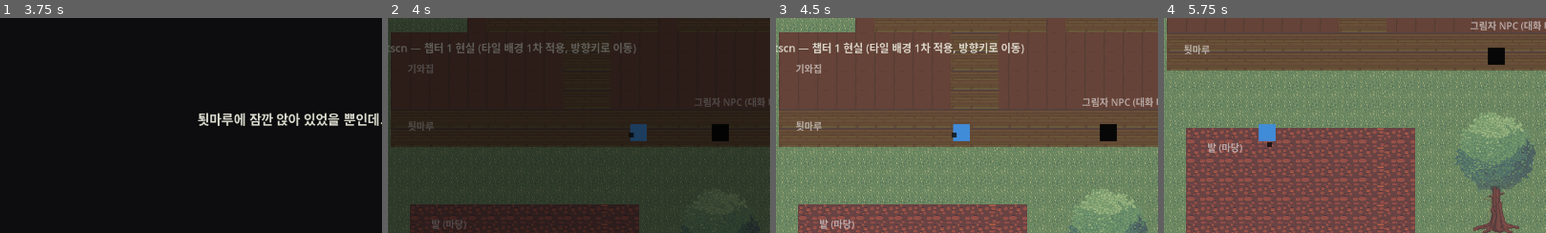
Above: before the commit, frames 1-4 (left to right).
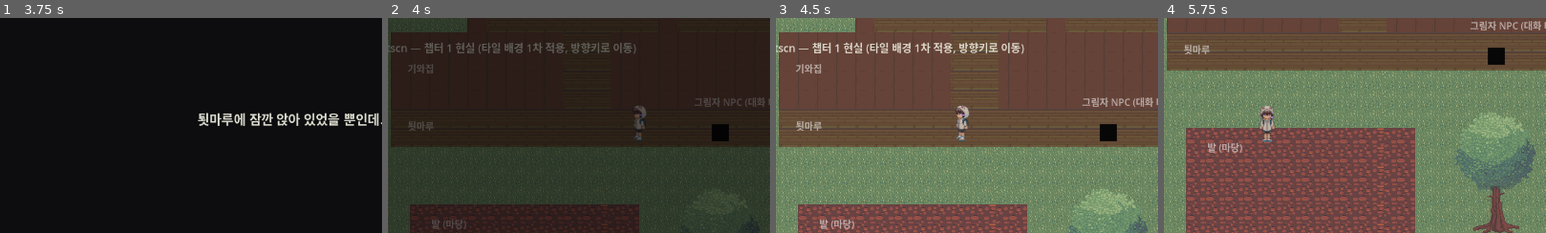
Above: after the commit, the same moments.

Repository: YGseok/ProjectS
Game: Godot game, scene res://scenes/chapter1_intro.tscn
Two runs of this game, one before a commit and one after it. Both use one fixed random seed, a clock stepped at 60 frames per second and the inputs below.
Inputs (mouse positions are % of the whole screen's width and height, from its top left):
- Up to frame 1 (3.75 s): tap Enter (ui_accept) at 0.5, 0.77, 1.52, 2.75, 3.02 s; move the mouse to (72, 45) at 0.52 s; hold Right (ui_right) 0.53-1.28 s; tap 1 at 0.6 s; click (72, 45) at 0.67 s; move the mouse to (30, 55) at 1.27 s; hold Down (ui_down) 1.28-2.03 s; tap 2 at 1.35 s; move the mouse to (60, 28) at 2.02 s; hold Right (ui_right) 2.03-2.78 s; tap 3 at 2.1 s; move the mouse to (45, 70) at 2.77 s; hold Up (ui_up) 2.78-3.53 s; tap 5 at 2.85 s; click (45, 70) at 2.92 s; move the mouse to (80, 65) at 3.52 s; hold Left (ui_left) from 3.53 s (still down); tap 6 at 3.6 s
- Up to frame 2 (4 s): keep holding Left (ui_left); tap Enter (ui_accept) at 3.77 s
- Up to frame 3 (4.5 s): keep holding Left (ui_left); move the mouse to (20, 35) at 4.27 s; tap 1 at 4.35 s
- Up to frame 4 (5.75 s): tap Enter (ui_accept) at 4.52 s; move the mouse to (55, 50) at 5.02 s; release Left (ui_left) at 5.03 s; hold Down (ui_down) from 5.03 s (still down); tap 2 at 5.1 s; click (55, 50) at 5.17 s
The pictures show only the part of the screen within x 12-62%, y 23-73%; the shares and areas given below are measured in that part.

Frame 1 is identical in both runs. In frame 2, 0.5% of the frame differs, in the area x 63-68%, y 40-58%; in frame 3, 0.6%; in frame 4, 0.7%, in the area x 24-30%, y 40-60%.

Commit message:
v0.30: 플레이어 캐릭터를 실제 스프라이트로 교체 (placeholder 아트)
사람 확인(2026-09-15: "기능부터 만들고 내용은 나중에 붙인다")에 따라
2026-09-09에 보류됐던 캐릭터 스프라이트 적용을 다시 진행. bonus_pack/
Cute_Yui.png(3열x4행 걷기 시트)에서 방향별 가운데 프레임만 잘라
assets/sprites/characters/player_placeholder/에 저장 — 오른쪽은
왼쪽 프레임을 flip_h로 반전해서 재사용(시트 자체 반전쌍 여부가
불확실해서 직접 반전으로 좌우 대칭 보장).

player.gd가 pipeline_test_character.gd에서 이미 검증한 방식대로
facing에 따라 Sprite2D.texture/flip_h를 갱신하도록 확장. 디버그용
FacingIndicator 점은 실제 스프라이트가 방향을 보여주므로 제거.
Player가 있는 4개 씬(chapter1_real/chapter1_dream/chapter2_dream/
chapter3_dream) 전부 Sprite 노드를 ColorRect->Sprite2D로 교체.

tests/run_all.sh(30개) + qa/run_all.sh(11개) 전부 통과, 창을 띄운
일회성 검증으로 4방향 전환/좌우 반전을 육안 확인 후 검증 스크립트
삭제. 캐릭터 디자인은 최종 확정본(흰 원피스, 10살 전후 한국인 여아)과
다름 — README에 명시, 나중에 이미지 파일만 교체하면 됨.

Co-Authored-By: Claude Sonnet 5 <noreply@anthropic.com>

Diff:
--- a/scenes/chapter1_dream.tscn
+++ b/scenes/chapter1_dream.tscn
@@ -346,20 +346,7 @@
 script = ExtResource("1_player")
 play_area = Rect2(0, -320, 1280, 1040)
 
-[node name="Sprite" type="ColorRect" parent="YSortObjects/Player"]
-offset_left = -14.0
-offset_top = -14.0
-offset_right = 14.0
-offset_bottom = 14.0
-color = Color(0.25, 0.55, 0.85, 1)
-
-[node name="FacingIndicator" type="ColorRect" parent="YSortObjects/Player"]
-offset_left = -4.0
-offset_top = -4.0
-offset_right = 4.0
-offset_bottom = 4.0
-position = Vector2(0, 16)
-color = Color(0.05, 0.05, 0.05, 0.8)
+[node name="Sprite" type="Sprite2D" parent="YSortObjects/Player"]
 
 [node name="Camera2D" type="Camera2D" parent="YSortObjects/Player"]
 limit_left = 0
--- a/scenes/chapter1_real.tscn
+++ b/scenes/chapter1_real.tscn
@@ -211,20 +211,7 @@
 script = ExtResource("1_player")
 play_area = Rect2(0, -320, 1280, 1040)
 
-[node name="Sprite" type="ColorRect" parent="YSortObjects/Player"]
-offset_left = -14.0
-offset_top = -14.0
-offset_right = 14.0
-offset_bottom = 14.0
-color = Color(0.25, 0.55, 0.85, 1)
-
-[node name="FacingIndicator" type="ColorRect" parent="YSortObjects/Player"]
-offset_left = -4.0
-offset_top = -4.0
-offset_right = 4.0
-offset_bottom = 4.0
-position = Vector2(0, 16)
-color = Color(0.05, 0.05, 0.05, 0.8)
+[node name="Sprite" type="Sprite2D" parent="YSortObjects/Player"]
 
 [node name="Camera2D" type="Camera2D" parent="YSortObjects/Player"]
 limit_left = 0
--- a/scenes/chapter2_dream.tscn
+++ b/scenes/chapter2_dream.tscn
@@ -174,20 +174,7 @@
 script = ExtResource("1_player")
 play_area = Rect2(0, -320, 1280, 1040)
 
-[node name="Sprite" type="ColorRect" parent="YSortObjects/Player"]
-offset_left = -14.0
-offset_top = -14.0
-offset_right = 14.0
-offset_bottom = 14.0
-color = Color(0.25, 0.55, 0.85, 1)
-
-[node name="FacingIndicator" type="ColorRect" parent="YSortObjects/Player"]
-offset_left = -4.0
-offset_top = -4.0
-offset_right = 4.0
-offset_bottom = 4.0
-position = Vector2(0, 16)
-color = Color(0.05, 0.05, 0.05, 0.8)
+[node name="Sprite" type="Sprite2D" parent="YSortObjects/Player"]
 
 [node name="Camera2D" type="Camera2D" parent="YSortObjects/Player"]
 limit_left = 0
--- a/scenes/chapter3_dream.tscn
+++ b/scenes/chapter3_dream.tscn
@@ -133,20 +133,7 @@
 position = Vector2(128, 608)
 script = ExtResource("1_player")
 
-[node name="Sprite" type="ColorRect" parent="Player"]
-offset_left = -14.0
-offset_top = -14.0
-offset_right = 14.0
-offset_bottom = 14.0
-color = Color(0.25, 0.55, 0.85, 1)
-
-[node name="FacingIndicator" type="ColorRect" parent="Player"]
-offset_left = -4.0
-offset_top = -4.0
-offset_right = 4.0
-offset_bottom = 4.0
-position = Vector2(0, 16)
-color = Color(0.05, 0.05, 0.05, 0.8)
+[node name="Sprite" type="Sprite2D" parent="Player"]
 
 [node name="Camera2D" type="Camera2D" parent="Player"]
 limit_left = 0
--- a/scripts/player.gd
+++ b/scripts/player.gd
@@ -1,6 +1,13 @@
 extends Node2D
 ## 챕터 1 현실 파트 플레이어 — 그리드 단위 4방향 이동 (키보드 방향키 전용).
 ## DESIGN.md §6: 부드러운 자유이동이 아니라 타일 단위 이동이어야 한다.
+##
+## 스프라이트는 `assets/sprites/characters/player_placeholder/`의 placeholder
+## 이미지를 쓴다(2026-09-15 사람 확인: "기능부터 만들고 내용은 나중에
+## 붙인다" — `pipeline_test.tscn`에서 검증해둔 방향별 텍스처 교체 방식을
+## 실제 Player에 적용, 최종 캐릭터 디자인이 아직 확정 전이라 그 폴더의
+## README 대로 나중에 파일만 교체하면 됨). 왼쪽/오른쪽은 같은 이미지를
+## `flip_h`로 반전해서 재사용한다.
 
 const TILE_SIZE := 32.0
 const TILE_MOVE_SECONDS := 0.12
@@ -14,9 +21,32 @@
 var _moving := false
 var _collision_map: Node
 
+var _tex_down: Texture2D = preload("res://assets/sprites/characters/player_placeholder/player_down.png")
+var _tex_side: Texture2D = preload("res://assets/sprites/characters/player_placeholder/player_side.png")
+var _tex_up: Texture2D = preload("res://assets/sprites/characters/player_placeholder/player_up.png")
+
+@onready var _sprite: Sprite2D = $Sprite
+
 func _ready() -> void:
 	add_to_group("player")
 	_target_position = position
+	_update_sprite()
+
+func _update_sprite() -> void:
+	match facing:
+		Vector2.UP:
+			_sprite.texture = _tex_up
+			_sprite.flip_h = false
+		Vector2.LEFT:
+			_sprite.texture = _tex_side
+			_sprite.flip_h = false
+		Vector2.RIGHT:
+			_sprite.texture = _tex_side
+			_sprite.flip_h = true
+		_:
+			_sprite.texture = _tex_down
+			_sprite.flip_h = false
+	_sprite.offset = Vector2(0, -_sprite.texture.get_height() / 2.0 + TILE_SIZE / 2.0)
 
 func _process(delta: float) -> void:
 	if _collision_map == null:
@@ -49,10 +79,10 @@
 		return
 	if _collision_map and _collision_map.is_blocked(next_position):
 		facing = dir
-		$FacingIndicator.position = dir * (TILE_SIZE * 0.5)
+		_update_sprite()
 		return
 
 	facing = dir
-	$FacingIndicator.position = dir * (TILE_SIZE * 0.5)
+	_update_sprite()
 	_target_position = next_position
 	_moving = true
Binary file added: assets/sprites/characters/player_placeholder/player_down.png
Not shown, added: assets/sprites/characters/player_placeholder/player_down.png.import
Binary file added: assets/sprites/characters/player_placeholder/player_side.png
Not shown, added: assets/sprites/characters/player_placeholder/player_side.png.import
Binary file added: assets/sprites/characters/player_placeholder/player_up.png
Not shown, added: assets/sprites/characters/player_placeholder/player_up.png.import
Not shown, changed: assets/sprites/characters/bonus_pack/README.md
Not shown, added: assets/sprites/characters/player_placeholder/README.md
Not shown, changed: docs/CHANGELOG.md
Not shown, changed: docs/STATUS.md
Not shown, changed: docs/feedback/INBOX.md
